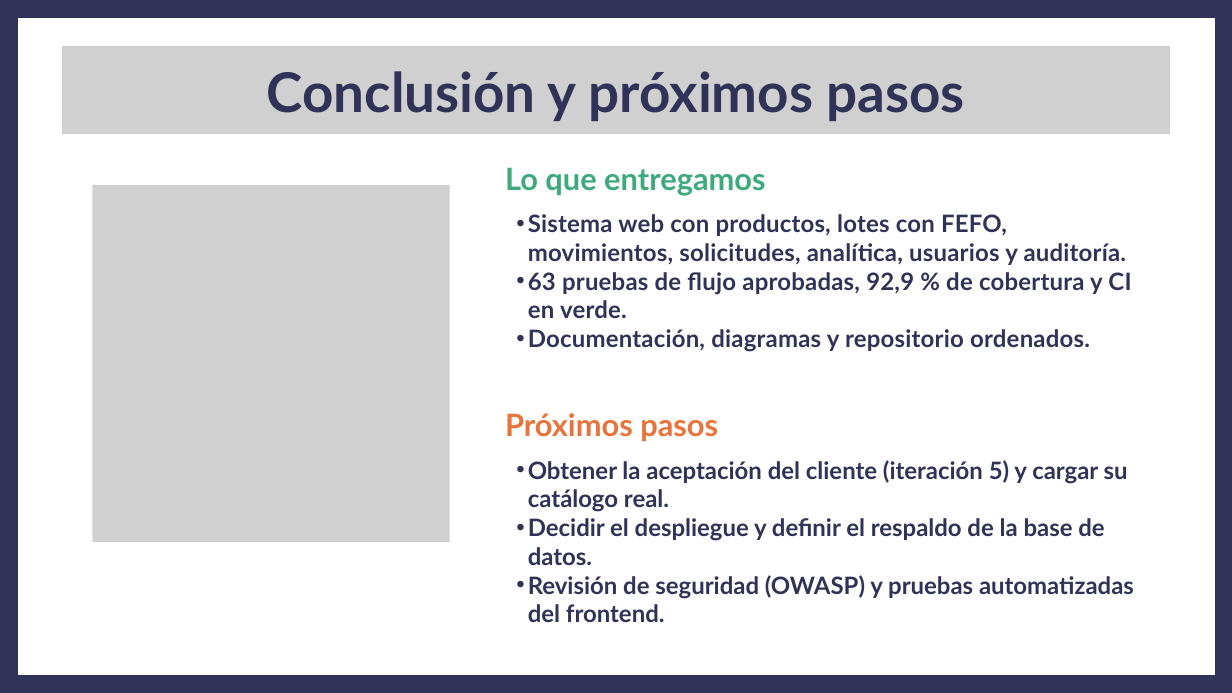
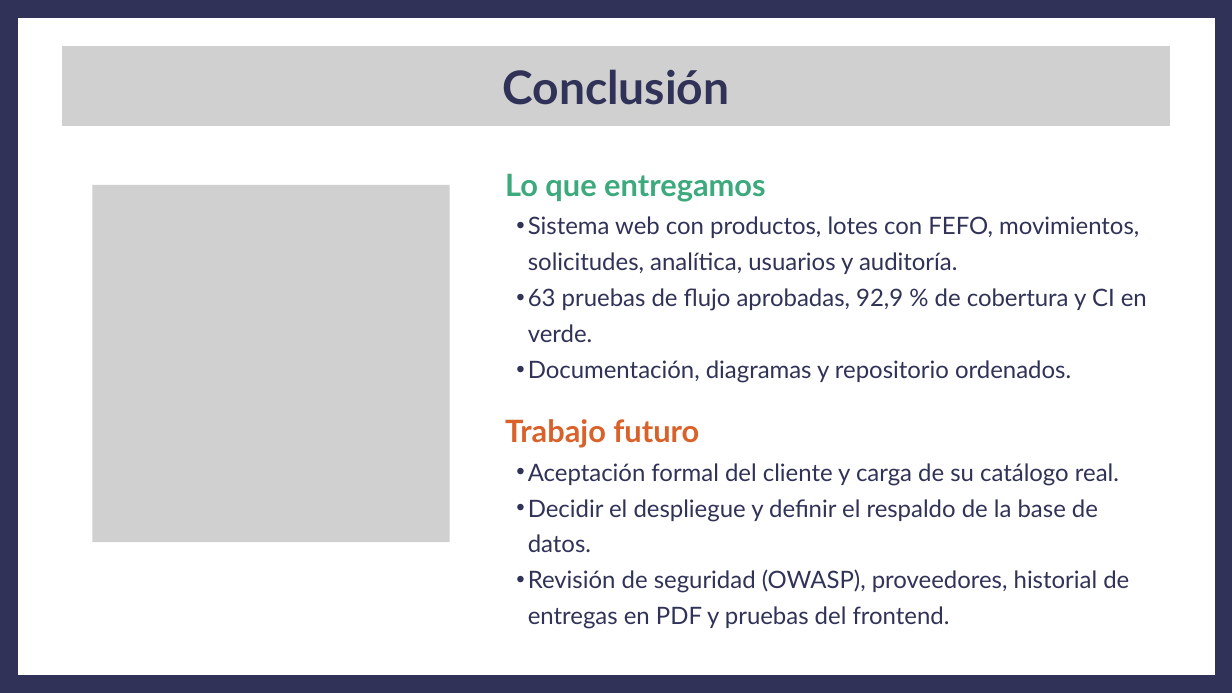
Before and after one commit to ezequielesq/SAN-BERNARDO-MALLEN-GONZALEZ-PTY4614-002D-EQUIPO-3, a slide deck: slide 14 of FASE 2/EVIDENCIAS PROYECTO/PRESENTACIÓN FASE 2 - CAPSTONE.pptx (slide 18 before the commit). Drawn at 1232x693 pixels with LibreOffice and Linux fonts; fonts in the diff are those of the drawing; grey boxes stand for pictures. Boxes give left, top, right and bottom in pixels: in the first picture for what was removed or moved away, otherwise in the second. Text is boxed around its words. In the diff, an @@ line names an element or a change of style, - is before the commit and + after.

```diff
--- a/FASE 2/EVIDENCIAS PROYECTO/PRESENTACIÓN FASE 2 - CAPSTONE.pptx
+++ b/FASE 2/EVIDENCIAS PROYECTO/PRESENTACIÓN FASE 2 - CAPSTONE.pptx
@@ picture: place and size @@
-picture at (62, 46, 1170, 134)
+picture at (62, 46, 1170, 126)
@@ text at (502, 69, 729, 105): text changed; size 64 to 54 pt @@
-Conclusión y próximos pasos
+Conclusión
@@ text "Lo que entregamos": place and size @@
-text "Lo que entregamos" at (505, 167, 765, 196)
+text "Lo que entregamos" at (505, 173, 765, 202)
@@ text "Sistema web con productos, lotes ..." at (528, 216, 1147, 383): letter spacing 0.3 to 0 pt, bold off; line spacing 33.6pt to 42pt @@
@@ text at (505, 419, 699, 448): text changed; text colour #E8743B to #D9622B @@
-Próximos pasos
+Trabajo futuro
@@ text at (528, 463, 1119, 486): text changed; bold off @@
-  • Obtener la aceptación del cliente (iteración 5) y cargar su catálogo real.
+  • Aceptación formal del cliente y carga de su catálogo real.
@@ text at (528, 499, 1098, 552): bold off in "Decidir el despliegue y definir el respaldo ..."; line spacing 33.6pt to 42pt @@
@@ text at (528, 569, 1129, 629): text changed; bold off @@
-  • Revisión de seguridad (OWASP) y pruebas automatizadas del frontend.
+  • Revisión de seguridad (OWASP), proveedores, historial de entregas en PDF y pruebas del frontend.
```
Also in this commit, not shown: 10 other slides changed, 19 slides added, 7 slides removed, 1 other file.
